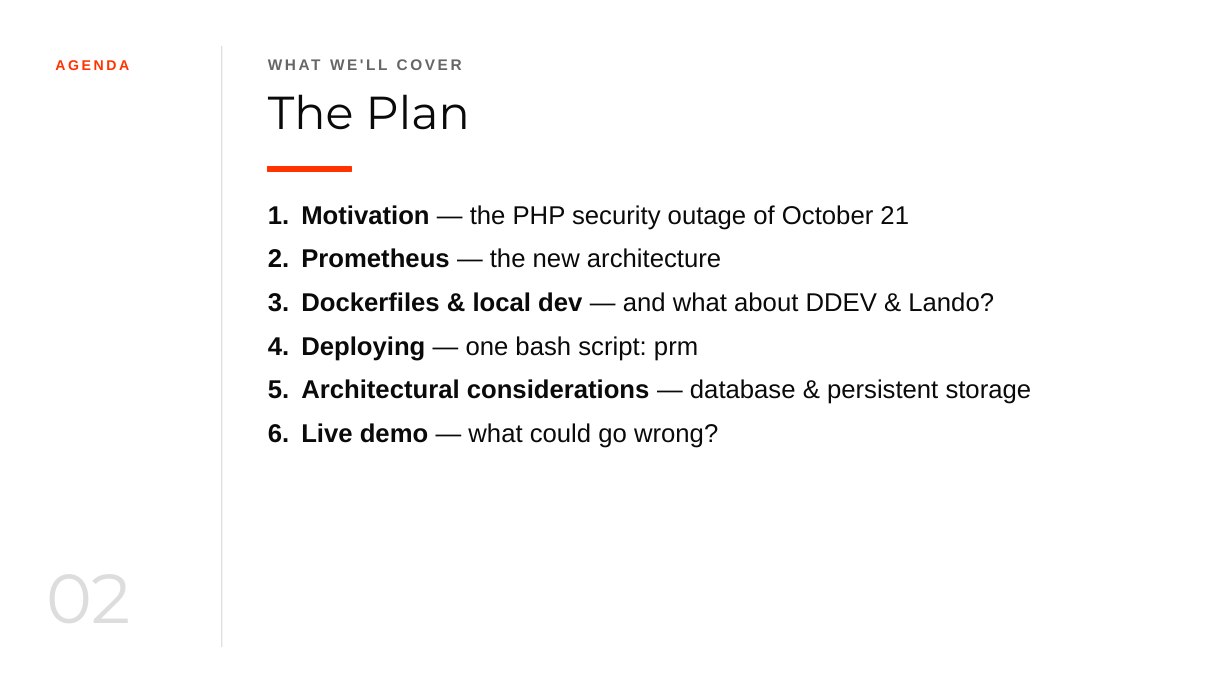
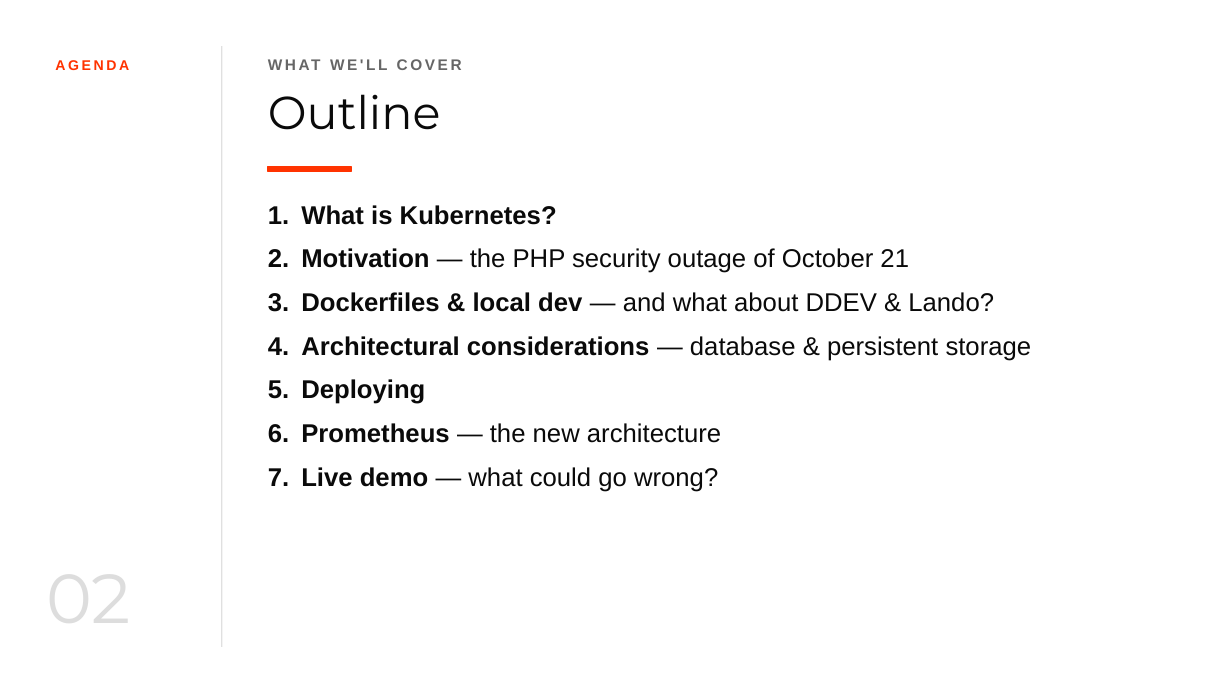
Before and after one commit to koppieesq/prometheus, a slide deck: slide 2 of presentation/prometheus-badcamp-2026.pptx. Drawn at 1232x693 pixels with LibreOffice and Linux fonts; fonts in the diff are those of the drawing. Boxes give left, top, right and bottom in pixels: in the first picture for what was removed or moved away, otherwise in the second. Text is boxed around its words. In the diff, an @@ line names an element or a change of style, - is before the commit and + after.

```diff
--- a/presentation/prometheus-badcamp-2026.pptx
+++ b/presentation/prometheus-badcamp-2026.pptx
@@ text at (268,94,441,130): text changed @@
-The Plan
+Outline
@@ text at (301,205,557,225): paragraph added @@
+1. What is Kubernetes?
@@ text at (301,292,1032,404): paragraphs added @@
+3. Dockerfiles & local dev — and what about DDEV & Lando?
+4. Architectural considerations — database & persistent storage
+5. Deploying
@@ text at (301,292,1032,404): paragraphs removed @@
-3. Dockerfiles & local dev — and what about DDEV & Lando?
-4. Deploying — one bash script: prm
-5. Architectural considerations — database & persistent storage
```
Also in this commit, not shown: 3 other slides changed.
